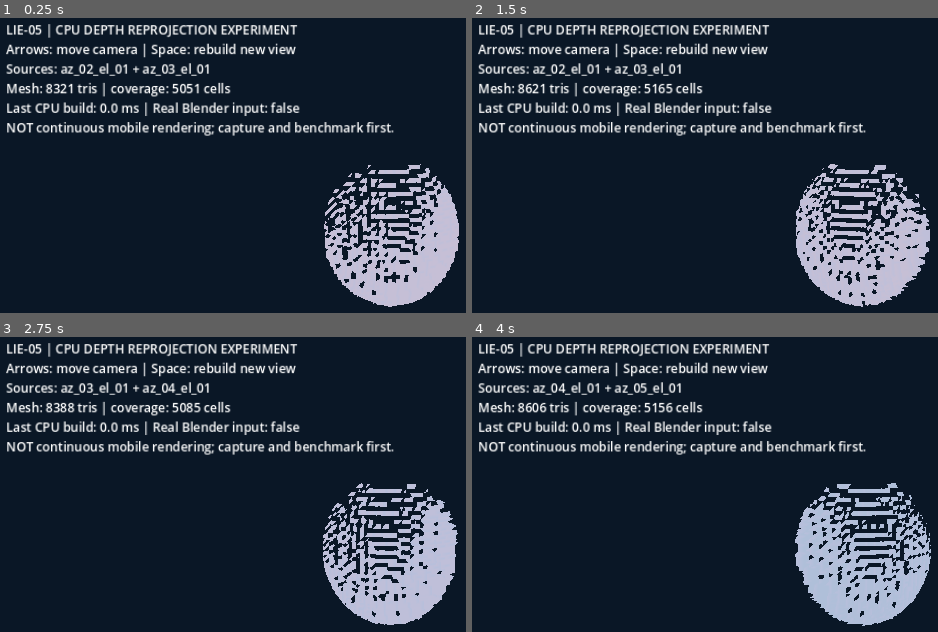
Above: before the commit, frames 1-4 (two rows, left to right).
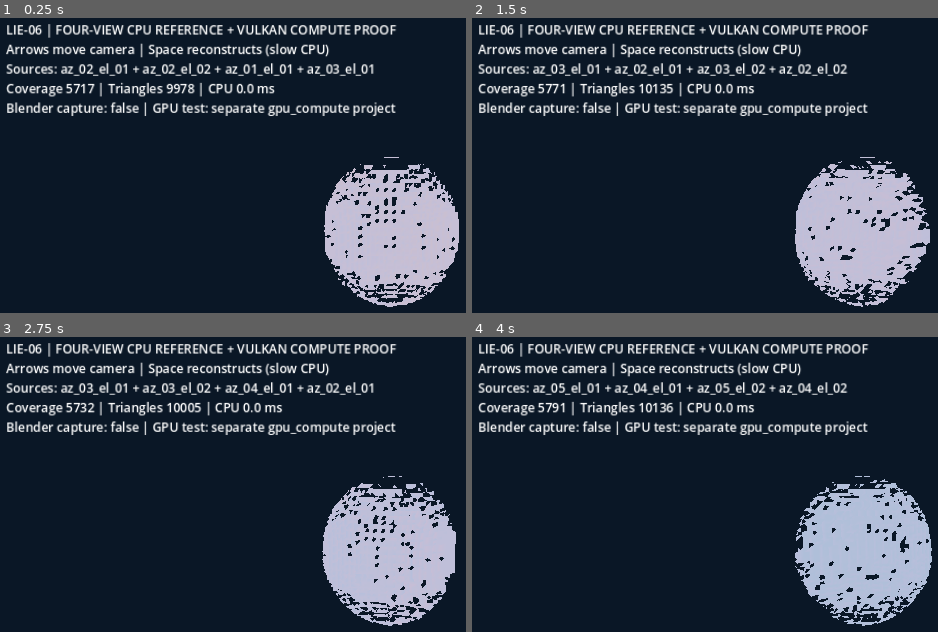
Above: after the commit, the same moments.

Repository: heliossamuelhernandezreyes/Lie-Engine
Game: Godot game, scene res://scenes/lie_06_lab.tscn
Two runs of this game, one before a commit and one after it. Both use one fixed random seed, a clock stepped at 60 frames per second and the inputs below. Before the commit the project starts from res://scenes/lie_reprojection_lab.tscn.
Inputs:
- Up to frame 1 (0.25 s): no input
- Up to frame 2 (1.5 s): tap Enter (ui_accept) at 0.5, 0.77 s; hold Right (ui_right) 0.53-1.28 s; hold Left (ui_left) from 1.28 s (still down)
- Up to frame 3 (2.75 s): tap Enter (ui_accept) at 1.52 s; release Left (ui_left) at 2.03 s; hold Right (ui_right) from 2.03 s (still down)
- Up to frame 4 (4 s): tap Enter (ui_accept) at 3.02, 3.77 s; release Right (ui_right) at 3.53 s; hold Left (ui_left) from 3.53 s (still down)

The runs differ from the first frame. In frame 1, 12% of the frame differs, in the area x 1-99%, y 2-98%; in frame 2, 13%; in frame 3, 12%; in frame 4, 12%.

Commit message:
docs(lie-06): four-view reference as default; require same-camera comparison and disclose GPU stage limits

Diff:
--- a/project.godot
+++ b/project.godot
@@ -2,9 +2,9 @@
 
 [application]
 
-config/name="Lie Engine | LIE-05"
-run/main_scene="res://scenes/lie_reprojection_lab.tscn"
-config/description="Research prototype: camera-space depth-image reprojection and 3D Z fusion."
+config/name="Lie Engine | LIE-06"
+run/main_scene="res://scenes/lie_06_lab.tscn"
+config/description="Four-view spatial reconstruction with per-pixel normal confidence; dedicated Vulkan compute lab."
 
 [display]
 
Not shown, changed: .github/workflows/lie-01.yml
Not shown, changed: README.md
Not shown, changed: docs/ARCHITECTURE.md
Not shown, added: docs/LIE_06_RESEARCH.md
